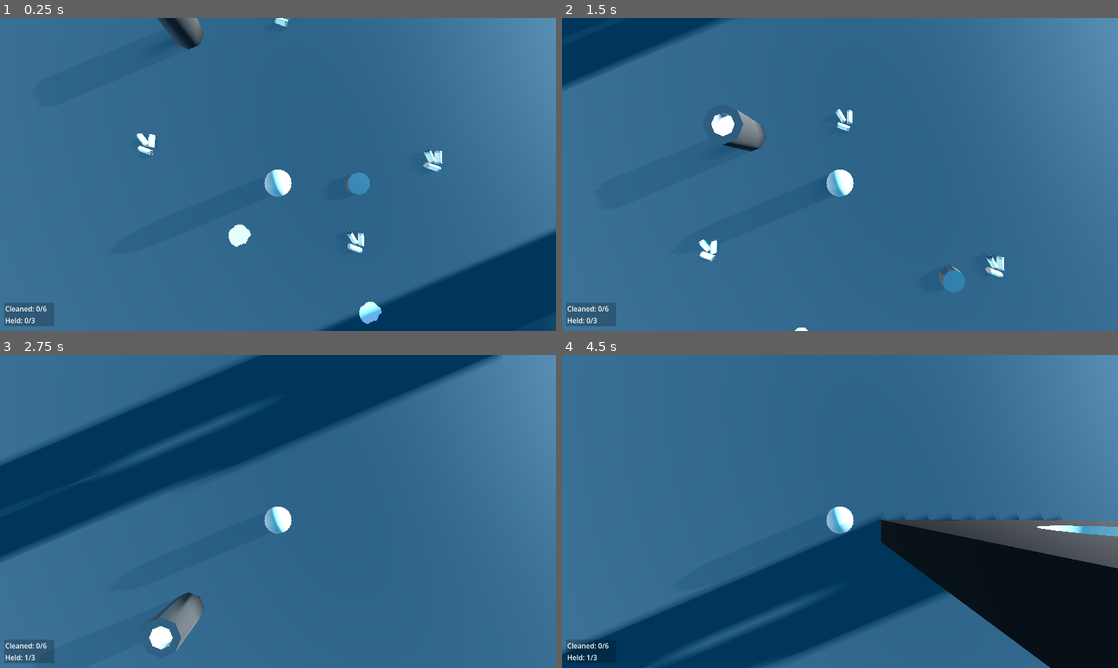
Above: before the commit, frames 1-4 (two rows, left to right).
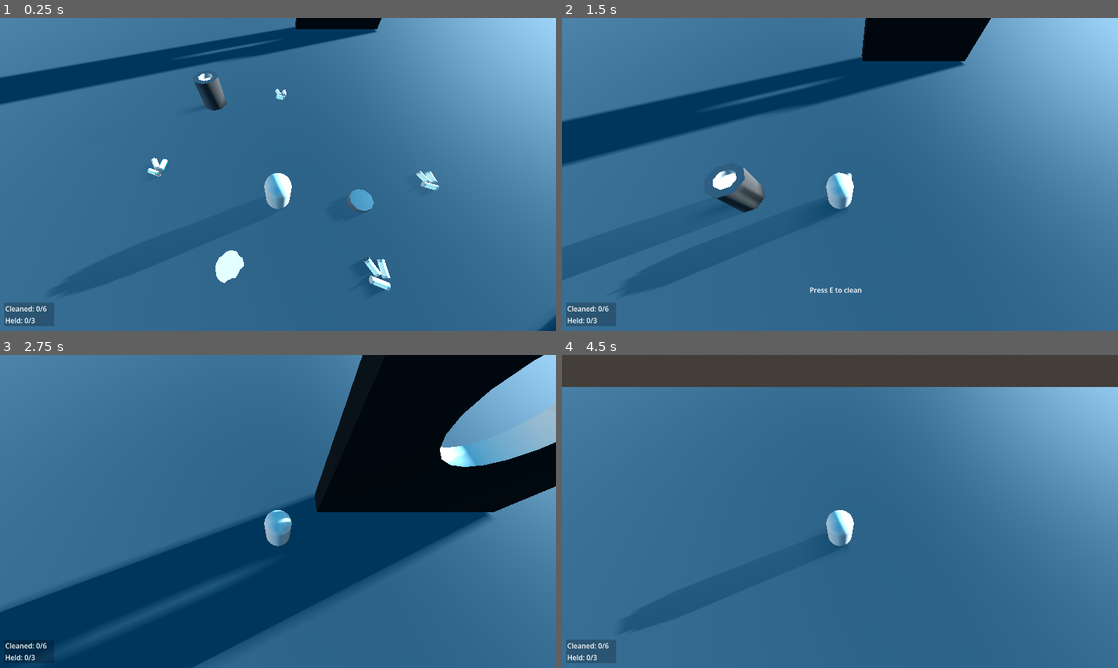
Above: after the commit, the same moments.

Repository: JustDavide/JanitorDemo
Game: Godot game, scene res://scenes/main.tscn
Same seed, same stepped clock (60 frames per second), same inputs: the game is played once before the commit and once after it.
Inputs (mouse positions are in pixels of both pictures, inside the frame that each line leads up to):
- Up to frame 1 (0.25 s): no input
- Up to frame 2 (1.5 s): tap Enter at 0.5 s; move the mouse to (867, 174) at 0.52 s; hold E (Interact) 0.53-1.28 s; hold W (Forwards) from 0.53 s (still down); move the mouse to (812, 174) at 1.27 s; click (812, 174) at 1.35 s
- Up to frame 3 (2.75 s): keep holding W (Forwards); tap E (Interact) at 2 s; move the mouse to (289, 505) at 2.02 s; hold E (Interact) from 2.03 s (still down)
- Up to frame 4 (4.5 s): keep holding W (Forwards); move the mouse to (834, 517) at 2.77 s; release E (Interact) at 2.78 s; click (834, 517) at 2.85 s; move the mouse to (878, 514) at 3.52 s; hold E (Interact) 3.53-4.28 s; move the mouse to (795, 508) at 4.27 s; click (795, 508) at 4.35 s

The runs differ from the first frame. In frame 1, 26% of the frame differs, in the area x 0-100%, y 0-100%; in frame 2, 27%; in frame 3, 61%; in frame 4, 46%.

Commit message:
improve movement

Diff:
--- a/scenes/Player.tscn
+++ b/scenes/Player.tscn
@@ -65,7 +65,7 @@
 debug_color = Color(2.2140146e-06, 0.58905214, 0.76079065, 0.41960785)
 
 [node name="Head" type="Node3D" parent="." unique_id=239687362]
-transform = Transform3D(1, 0, 0, 0, 1, 0, 0, 0, 1, 0, 0.7616849, 0)
+transform = Transform3D(1, 0, 0, 0, 0.8660254, -0.5, 0, 0.5, 0.8660254, 0, 0.7616849, 0)
 
 [node name="Camera3D" type="Camera3D" parent="Head" unique_id=168117696]
 transform = Transform3D(1, 0, 0, 0, -4.371139e-08, 1, 0, -1, -4.371139e-08, 0, 5.5, -0.314)
--- a/scripts/CharacterController.gd
+++ b/scripts/CharacterController.gd
@@ -1,6 +1,6 @@
 extends CharacterBody3D
 
-var SPEED = 5.0
+var SPEED = 10.0
 const JUMP_VELOCITY = 5.6
 const RAYLENGHT = 5
 @export var SENS = 0.03
@@ -34,10 +34,10 @@
 	var input_dir = Input.get_vector("Left", "Right", "Forwards", "Backwards")
 	var direction = (head.transform.basis * Vector3(input_dir.x, 0, input_dir.y)).normalized()
 	if direction:
-		velocity.x = direction.x * SPEED
-		velocity.z = direction.z * SPEED
+		velocity.x = lerp(velocity.x, direction.x * SPEED, delta*5.0)
+		velocity.z = lerp(velocity.z, direction.z * SPEED, delta*5.0)
 	else:
-		velocity.x = 0.0
-		velocity.z = 0.0
+		velocity.x = move_toward(velocity.x, 0.0, delta*10.0)
+		velocity.z = move_toward(velocity.z, 0.0, delta*10.0)
 
 	move_and_slide()
Not shown: 1 places in scenes/Player.tscn that only renumber resources
